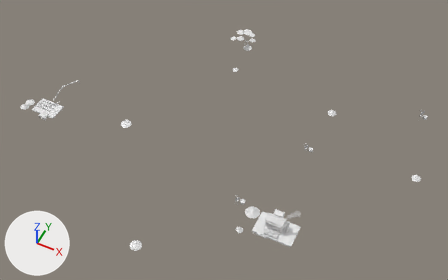
Before and after pictures for a commit that changed the FBX model Assets/Art/KayseriIsland/Models/Gold/Phase2/Theme_P2.fbx.
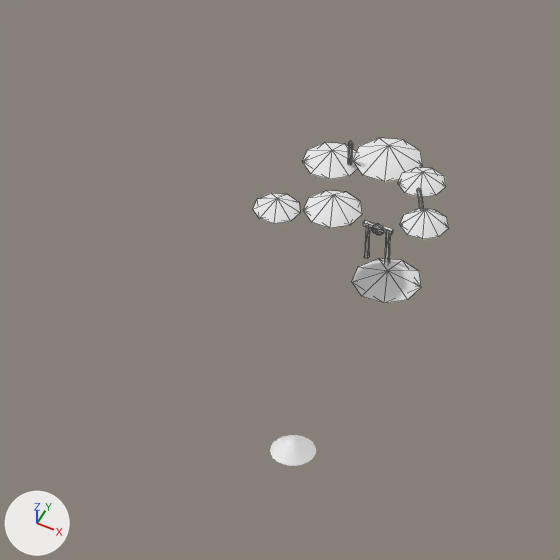
The first picture shows the older version from a 50 mm camera at (151.0, -369.0, 452.0) aimed at (-25.0, -17.0, 12.0). The close-ups show the older and then the newer version on the part from 44% to 60% of the width and 4% to 30% of the height of that picture. Only the edits that show in the close-ups are written down. The axes (+X, +Y, +Z) are drawn at lower left. The lights are the same throughout. The close-ups show mesh edges as thin lines.

Objects in the first close-up: 'Theme.Diggings', 'Theme.Outcrop0'.
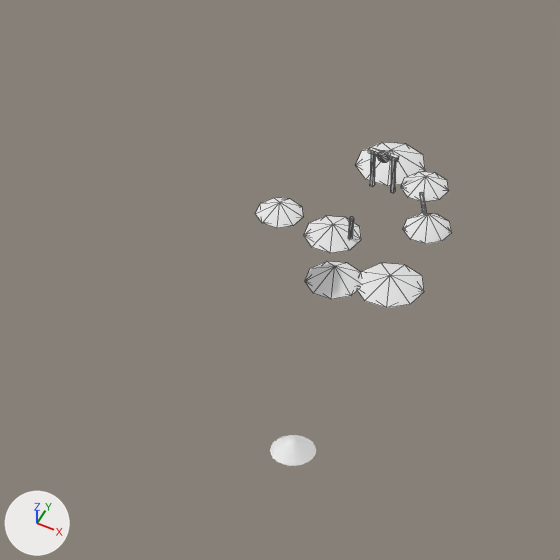
Pixel boxes (x1, y1, x2, y2) of what changed, in the close-ups (560 x 560 px; the box of a moved part takes in the faces that stretch with it):
'Theme.Diggings', reshaped, moved
    before: (253, 138, 448, 303)
    after: (255, 142, 451, 308)
part 1 of me_theme_diggings_001, moved or reshaped
    before: (364, 226, 370, 259)
    after: (370, 154, 375, 187)
part 2 of me_theme_diggings_001, moved or reshaped
    before: (302, 143, 358, 179)
    after: (304, 216, 361, 253)
part 3 of me_theme_diggings_001, moved or reshaped
    before: (303, 190, 362, 228)
    after: (305, 261, 361, 299)
part 4 of me_theme_diggings_001, moved or reshaped
    before: (348, 141, 353, 164)
    after: (349, 217, 354, 238)
part 5 of me_theme_diggings_001, moved or reshaped
    before: (385, 233, 391, 263)
    after: (391, 160, 396, 193)
part 6 of me_theme_diggings_001, moved or reshaped
    before: (363, 220, 393, 235)
    after: (368, 147, 399, 162)
part 7 of me_theme_diggings_001, moved or reshaped
    before: (372, 224, 384, 235)
    after: (377, 151, 390, 163)

Patch to the scene script:
```diff
--- a/Assets/Art/KayseriIsland/Models/Gold/Phase2/Theme_P2.fbx.py
+++ b/Assets/Art/KayseriIsland/Models/Gold/Phase2/Theme_P2.fbx.py
@@ me_theme_diggings_001 @@
 # used by ob_theme_diggings; location = (-7.4, 0.2, 12.7)
-me_theme_diggings_001.from_pydata(...)  # 138 vertices, 224 faces; spans x -73.3..-44.2, y 106.8..129.0, z -0.3..18.8
+me_theme_diggings_001.from_pydata(...)  # 138 vertices, 224 faces; spans x -73.3..-44.2, y 106.8..129.0, z -0.3..20.1
+# me_theme_diggings_001 part 1: the loose piece of 8 vertices spanning x -59.8..-59.3, y 117.8..118.2, z 0.0..6.0 is moved by (0.0, 0.0, 13.6)
+# me_theme_diggings_001 part 2: the loose piece of 10 vertices spanning x -71.1..-62.9, y 117.6..125.7, z 12.1..13.9 is moved by (0.0, 0.0, -12.4)
+# me_theme_diggings_001 part 3: the loose piece of 10 vertices spanning x -66.6..-58.4, y 108.6..116.7, z 11.6..14.1 is moved by (0.0, 0.0, -11.9)
+# me_theme_diggings_001 part 4: the loose piece of 12 vertices spanning x -64.6..-63.4, y 120.1..121.9, z 12.3..17.3 is moved by (0.0, 0.0, -12.6)
+# me_theme_diggings_001 part 5: the loose piece of 8 vertices spanning x -56.7..-56.2, y 117.8..118.2, z 0.0..6.0 is moved by (0.0, 0.0, 13.6)
+# me_theme_diggings_001 part 6: the loose piece of 8 vertices spanning x -60.2..-55.8, y 117.7..118.3, z 5.7..6.3 is moved by (0.0, 0.0, 13.6)
+# me_theme_diggings_001 part 7: the loose piece of 20 vertices spanning x -58.9..-57.1, y 117.8..118.2, z 4.7..6.5 is moved by (0.0, 0.0, 13.6)
 me_theme_diggings_001.materials.append(mat_gravel)
@@ ob_theme_diggings @@
 ob_theme_diggings = bpy.data.objects.new('Theme.Diggings', me_theme_diggings_001)
-ob_theme_diggings.location = (-7.4, 0.2, 12.7)
+ob_theme_diggings.location = (-6.6, -0.6, 12.7)
```
